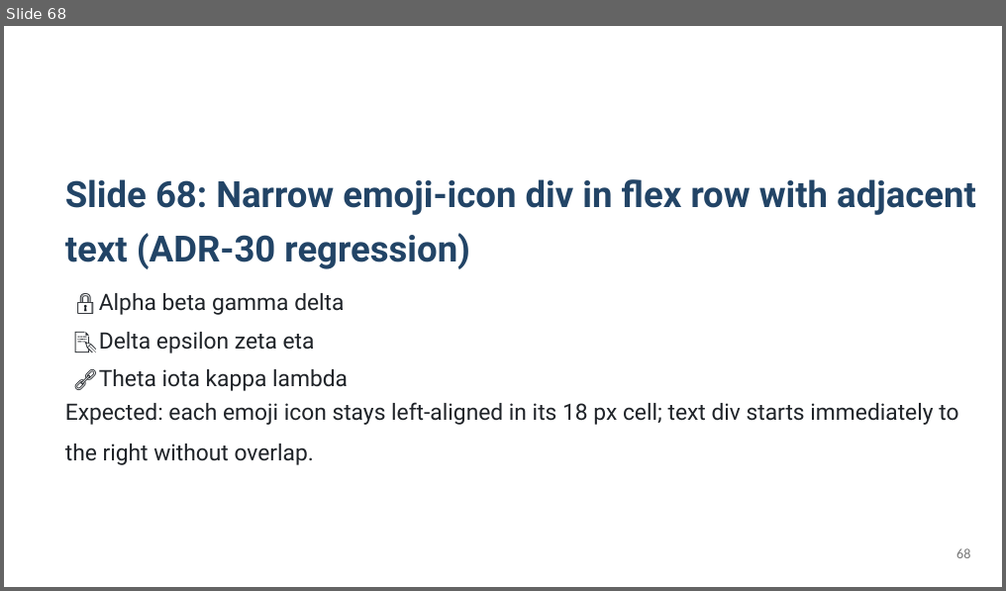
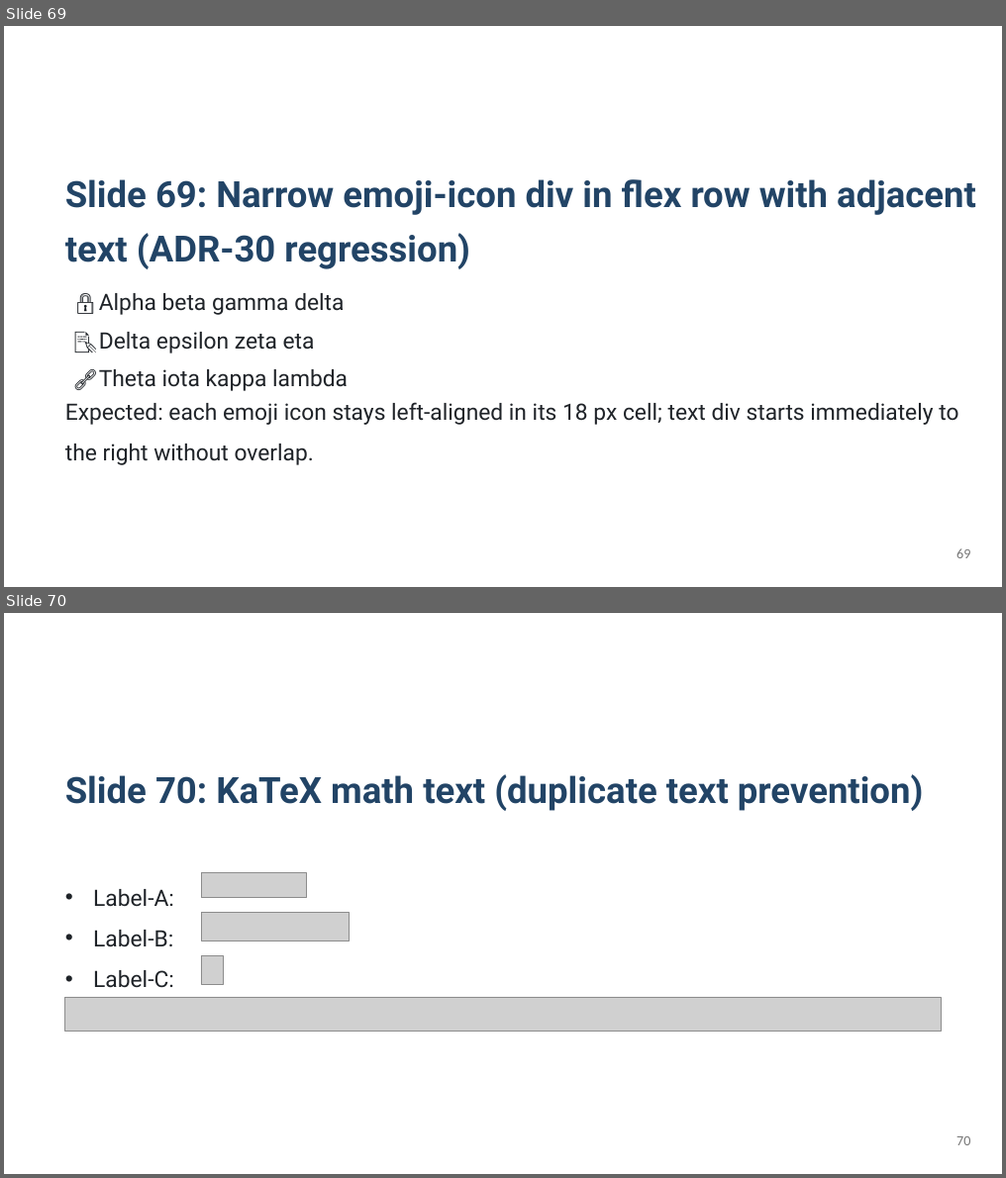
Before and after one commit to KatsuYuzu/marp-to-editable-pptx, a slide deck: output-pptx/test-output.pptx. Shown one above the other, each under a label of ours: slide 68 before the commit, slides 69 and 70 after it. The pictures are 1006x591 and 1006x1178 pixels, drawn with LibreOffice and Linux fonts; fonts in the diff are those of the drawing; grey boxes stand for pictures. Boxes give left, top, right and bottom in pixels: in the first picture for what was removed or moved away, otherwise in the second. Text is boxed around its words. In the diff, an @@ line names an element or a change of style, - is before the commit and + after.

```diff
--- a/output-pptx/test-output.pptx
+++ b/output-pptx/test-output.pptx
@@ slide 70 added at <box>4,613,1002,1174</box>, background #FFFFFF @@
@@ text added at <box>65,774,924,811</box>, 34.8 pt, text #224466, bold @@
+Slide 70: KaTeX math text (duplicate text prevention)
@@ picture added at <box>201,872,307,898</box> @@
@@ text added at <box>93,889,174,988</box>, 21.8 pt, text #1F2328 @@
+• Label-A:
+• Label-B:
+• Label-C:
@@ picture added at <box>202,912,350,941</box> @@
@@ picture added at <box>201,956,224,985</box> @@
@@ picture added at <box>65,997,942,1031</box> @@
@@ page number added at <box>956,1137,970,1146</box>, 13.5 pt, text #777777 @@
+70
@@ what was slide 68 is now slide 69 @@
@@ slide 69 changed as well @@
@@ text at <box>65,179,976,270</box>: text changed @@
-Slide 68: Narrow emoji-icon div in flex row with adjacent text (ADR-30 regression)
+Slide 69: Narrow emoji-icon div in flex row with adjacent text (ADR-30 regression)
@@ page number at <box>956,549,970,559</box>: text changed @@
-68
+69
```
Also in this commit, not shown: 14 other slides changed, 10 other slides added, 1 other file.
